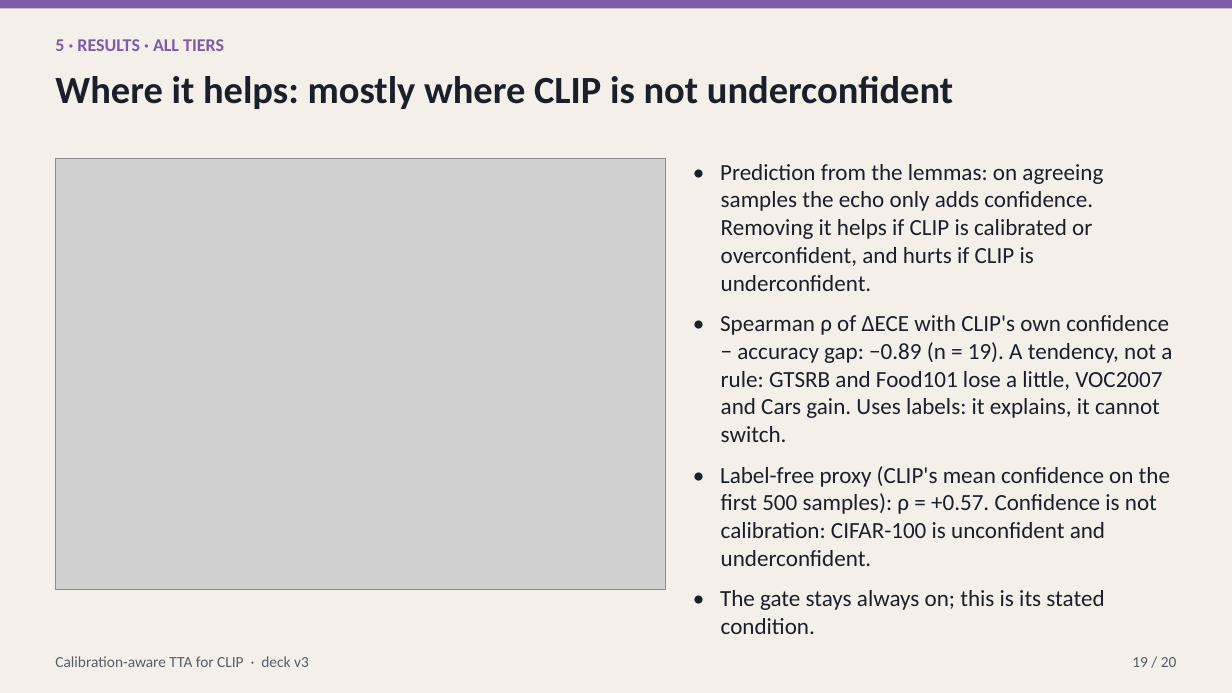
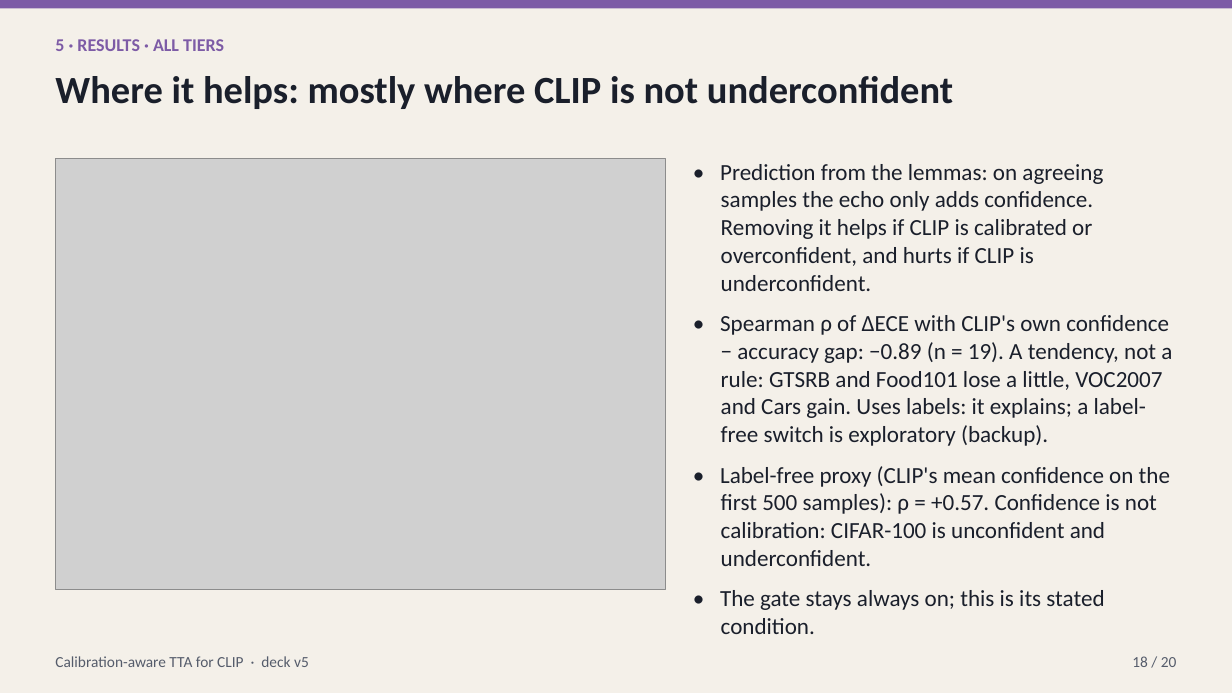
Before and after one commit to macwave12/deep_project_calibration_aware_tta, a slide deck: slide 18 of presentation/calibration_aware_tta.pptx (slide 19 before the commit). Drawn at 1232x693 pixels with LibreOffice and Linux fonts; fonts in the diff are those of the drawing; grey boxes stand for pictures. Boxes give left, top, right and bottom in pixels: in the first picture for what was removed or moved away, otherwise in the second. Text is boxed around its words. In the diff, an @@ line names an element or a change of style, - is before the commit and + after.

```diff
--- a/presentation/calibration_aware_tta.pptx
+++ b/presentation/calibration_aware_tta.pptx
@@ text at [720,315,1172,446]: text changed @@
-• Spearman ρ of ΔECE with CLIP's own confidence − accuracy gap: −0.89 (n = 19). A tendency, not a rule: GTSRB and Food101 lose a little, VOC2007 and Cars gain. Uses labels: it explains, it cannot switch.
+• Spearman ρ of ΔECE with CLIP's own confidence − accuracy gap: −0.89 (n = 19). A tendency, not a rule: GTSRB and Food101 lose a little, VOC2007 and Cars gain. Uses labels: it explains; a label-free switch is exploratory (backup).
@@ text at [55,656,309,667]: text changed @@
-Calibration-aware TTA for CLIP · deck v3
+Calibration-aware TTA for CLIP · deck v5
@@ text at [1132,656,1177,667]: text changed @@
-19 / 20
+18 / 20
```
Also in this commit, not shown: 22 other slides changed, 5 slides added, 1 slide removed, 34 other files.
